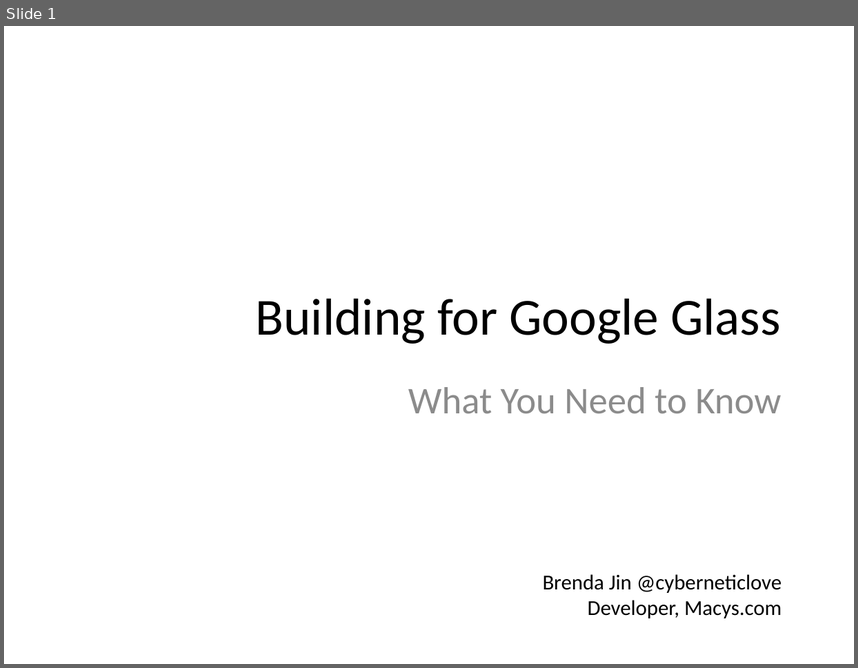
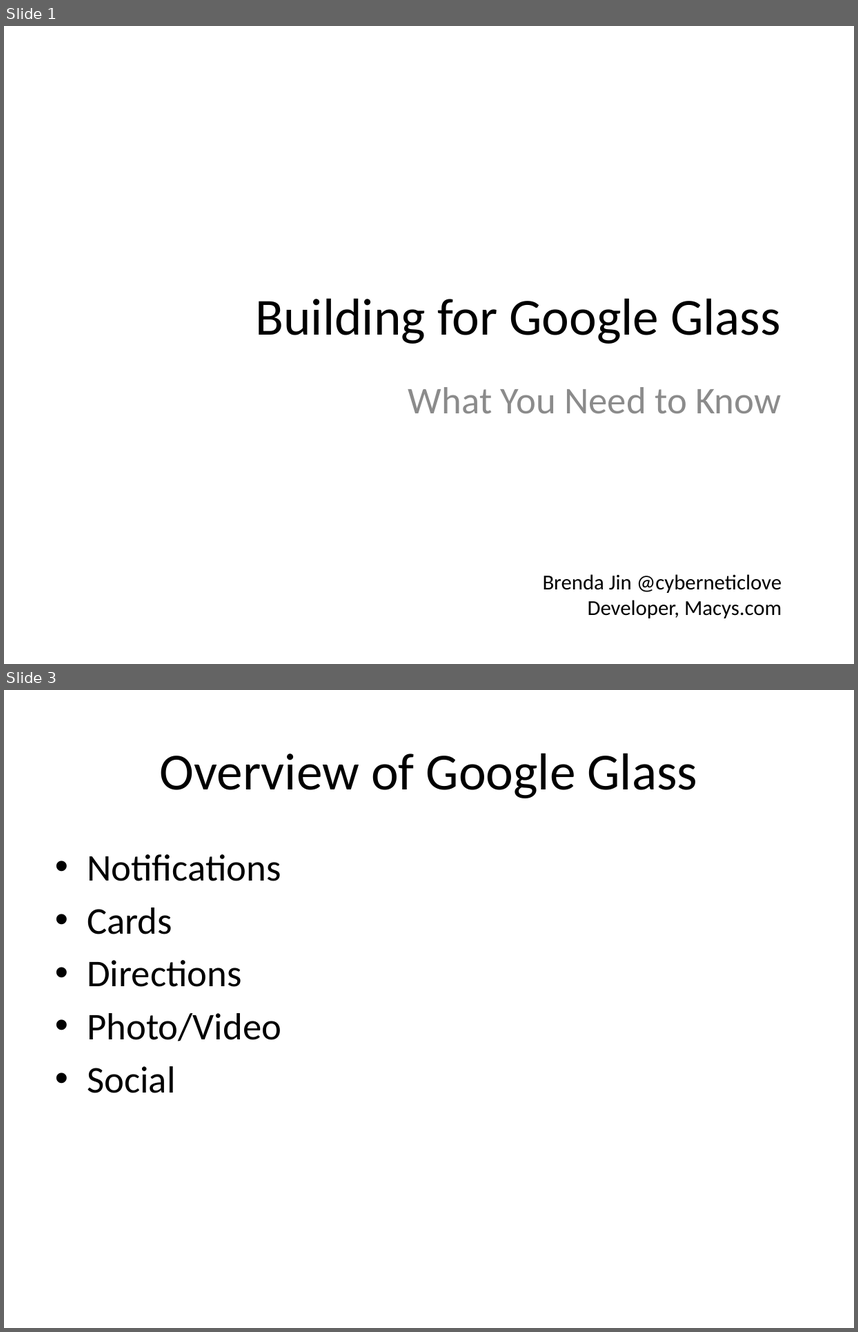
Before and after one commit to brendajin/presentations, a slide deck: Apigee_Glass.pptx. Shown one above the other, each under a label of ours: slide 1 before the commit, slides 1 and 3 after it; the slides between them are not shown. The pictures are 858x668 and 858x1332 pixels, drawn with LibreOffice and Linux fonts; fonts in the diff are those of the drawing. Boxes give left, top, right and bottom in pixels: in the first picture for what was removed or moved away, otherwise in the second. Text is boxed around its words. In the diff, an @@ line names an element or a change of style, - is before the commit and + after.

```diff
--- a/Apigee_Glass.pptx
+++ b/Apigee_Glass.pptx
@@ slide 3 added at box(4, 690, 854, 1328), background #FFFFFF @@
@@ title added at box(159, 753, 697, 798), 44 pt, text #000000 @@
+Overview of Google Glass
@@ text added at box(87, 854, 281, 1093), 32 pt, text #000000 @@
+• Notifications
+• Cards
+• Directions
+• Photo/Video
+• Social
```
Also in this commit, not shown: 6 other slides added.
